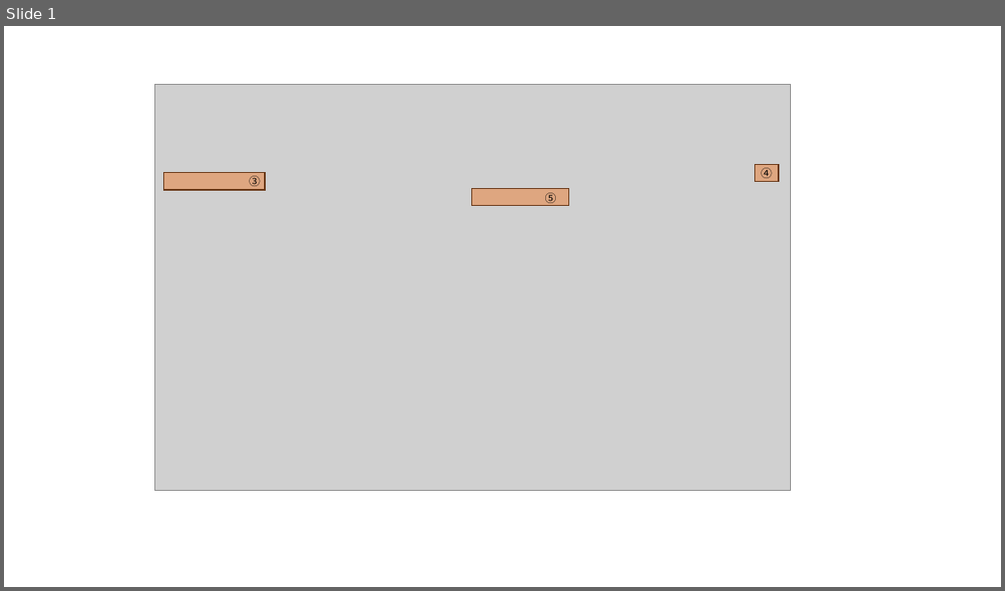
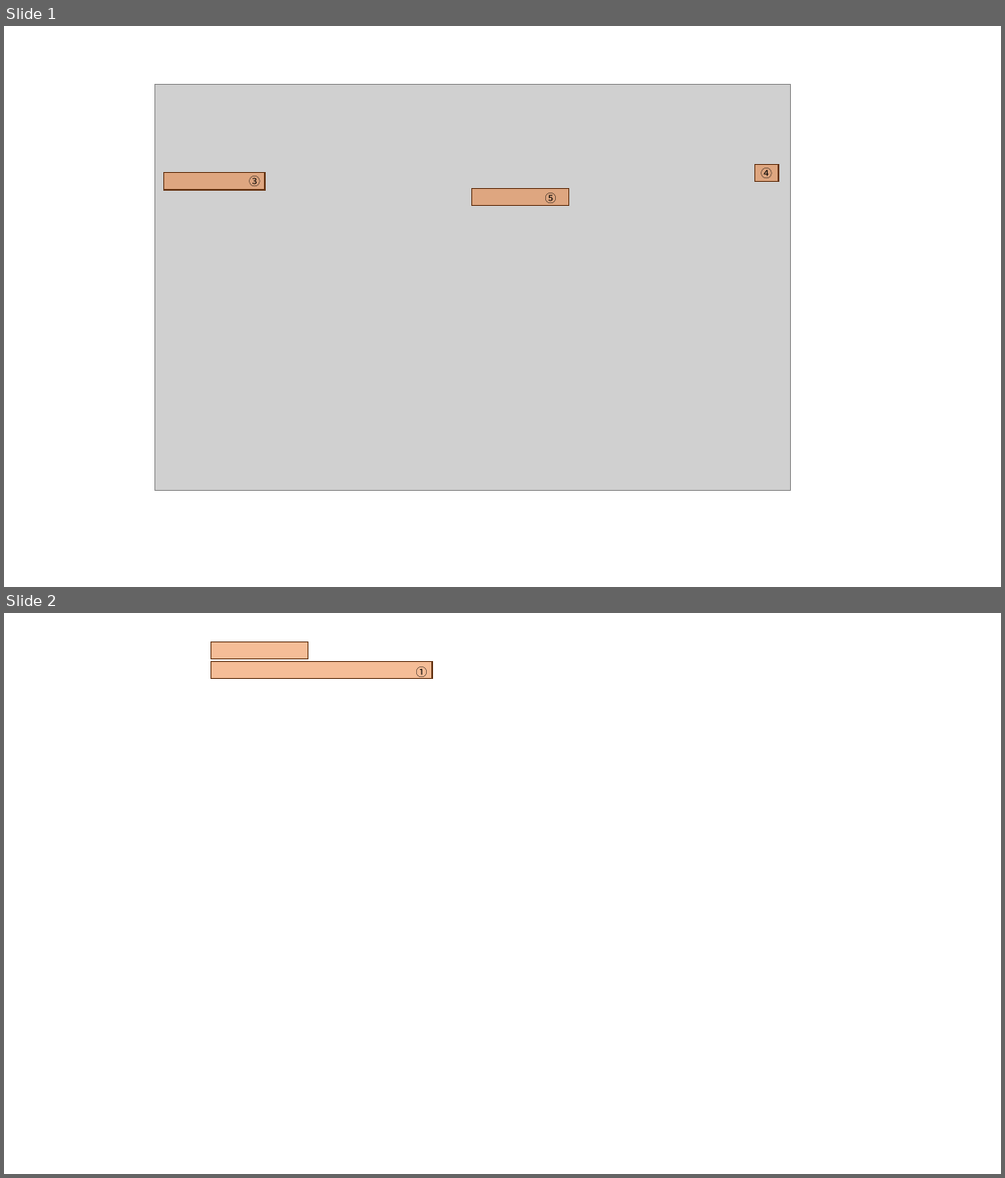
Before and after one commit to MIERUNE/plateau-qgis-plugin, a slide deck: document/画像生成用.pptx. Shown one above the other, each under a label of ours: slide 1 before the commit, slides 1 and 2 after it. The pictures are 1005x591 and 1005x1178 pixels, drawn with LibreOffice and Linux fonts; fonts in the diff are those of the drawing; grey boxes stand for pictures; background and template pictures are left out. Boxes give left, top, right and bottom in pixels: in the first picture for what was removed or moved away, otherwise in the second. Text is boxed around its words. In the diff, an @@ line names an element or a change of style, - is before the commit and + after.

```diff
--- a/document/画像生成用.pptx
+++ b/document/画像生成用.pptx
@@ slide 2 added at <box>4,613,1001,1174</box>, background picture (left out) @@
@@ rectangle added at <box>211,642,308,659</box>, fill #ED7D31 at 50% opacity, outline #683715 1 pt @@
@@ rectangle added at <box>211,662,432,679</box>, fill #ED7D31 at 50% opacity, outline #683715 1 pt @@
@@ text added at <box>416,666,428,681</box>, 11 pt, text #000000 @@
+①
```
Also in this commit, not shown: 2 other files.
